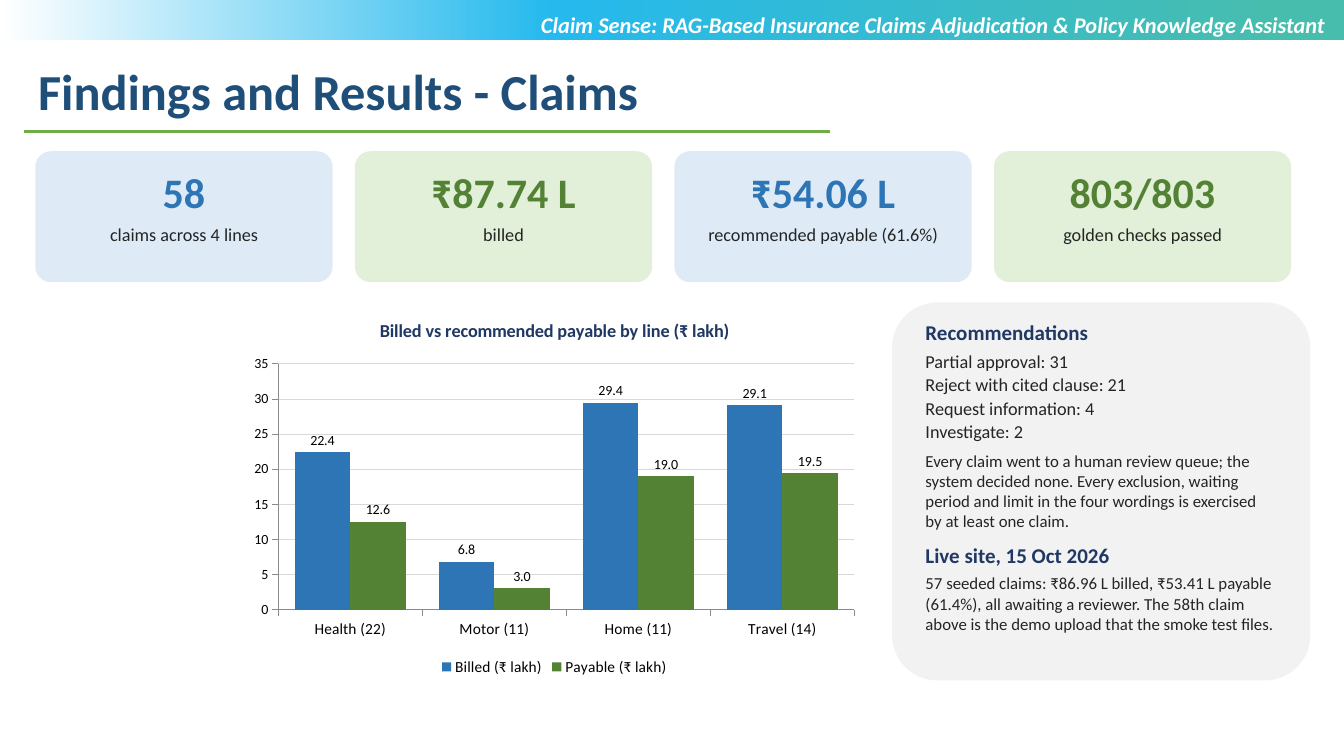
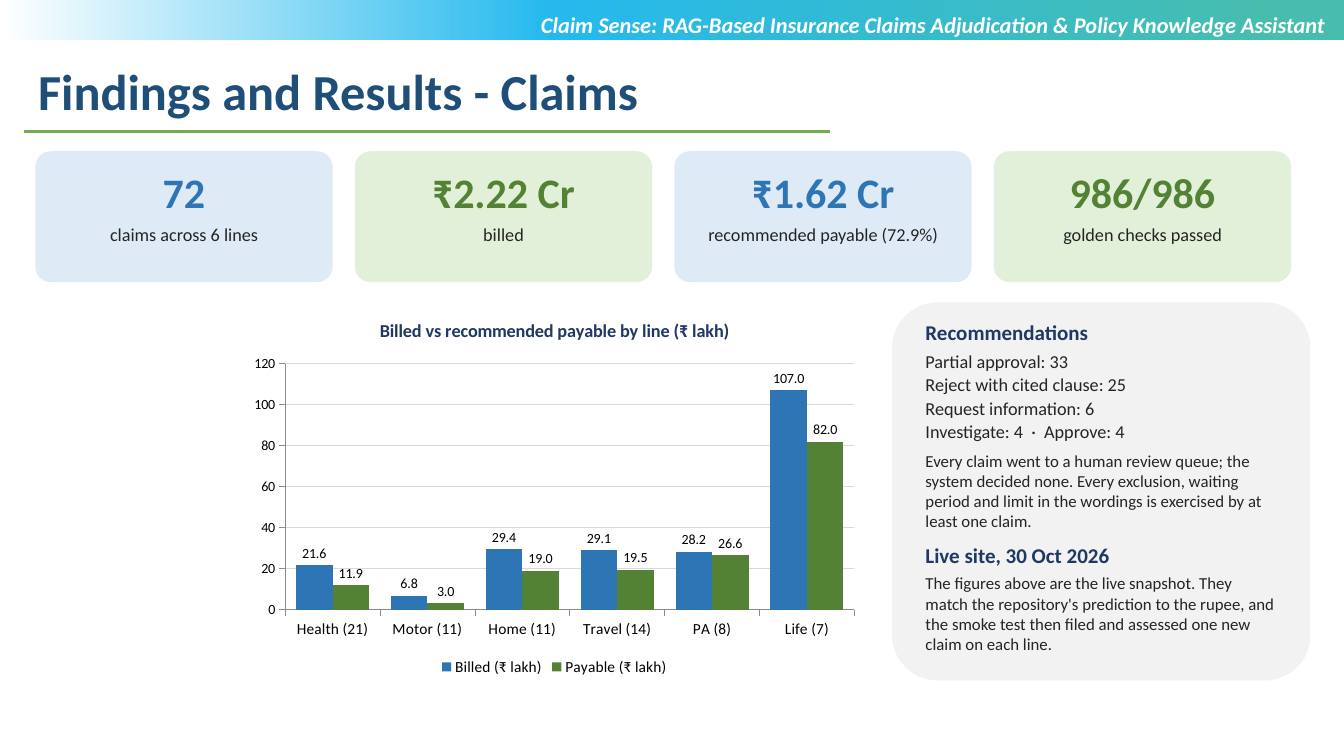
Before and after one commit to sricharansk/CLAIM-SENSE, a slide deck: slide 12 of docs/presentation/Claim_Sense_Review_III_SK_Sricharan.pptx. Drawn at 1344x756 pixels with LibreOffice and Linux fonts; fonts in the diff are those of the drawing; background and template pictures are left out. Boxes give left, top, right and bottom in pixels: in the first picture for what was removed or moved away, otherwise in the second. Text is boxed around its words. In the diff, an @@ line names an element or a change of style, - is before the commit and + after.

```diff
--- a/docs/presentation/Claim_Sense_Review_III_SK_Sricharan.pptx
+++ b/docs/presentation/Claim_Sense_Review_III_SK_Sricharan.pptx
@@ text at [752, 179, 894, 209]: text changed @@
-₹54.06 L
+₹1.62 Cr
@@ text at [1070, 178, 1215, 210]: text changed @@
-803/803
+986/986
@@ text at [163, 180, 205, 208]: text changed @@
-58
+72
@@ text at [432, 180, 575, 209]: text changed @@
-₹87.74 L
+₹2.22 Cr
@@ text at [110, 228, 258, 241]: text changed @@
-claims across 4 lines
+claims across 6 lines
@@ text at [708, 228, 938, 244]: text changed @@
-recommended payable (61.6%)
+recommended payable (72.9%)
@@ column chart at [242, 302, 867, 681] @@
-categories: Health (22), Motor (11), Home (11), Travel (14)
+categories: Health (21), Motor (11), Home (11), Travel (14), PA (8), Life (7)
-Billed (₹ lakh): 22.4, 6.8, 29.4, 29.1
+Billed (₹ lakh): 21.6, 6.8, 29.4, 29.1, 28.2, 107
-Payable (₹ lakh): 12.6, 3, 19, 19.4
+Payable (₹ lakh): 11.9, 3, 19, 19.4, 26.6, 82
@@ text in rounded rectangle at [925, 455, 1274, 650]: text changed @@
-Partial approval: 31
-Reject with cited clause: 21
-Request information: 4
-Investigate: 2
-Every claim went to a human review queue; the system decided none. Every exclusion, waiting period and limit in the four wordings is exercised by at least one claim.
-Live site, 15 Oct 2026
-57 seeded claims: ₹86.96 L billed, ₹53.41 L payable (61.4%), all awaiting a reviewer. The 58th claim above is the demo upload that the smoke test files.
+Partial approval: 33
+Reject with cited clause: 25
+Request information: 6
+Investigate: 4 · Approve: 4
+Every claim went to a human review queue; the system decided none. Every exclusion, waiting period and limit in the wordings is exercised by at least one claim.
+Live site, 30 Oct 2026
+The figures above are the live snapshot. They match the repository's prediction to the rupee, and the smoke test then filed and assessed one new claim on each line.
```
Also in this commit, not shown: 9 other slides changed, 39 other files.
